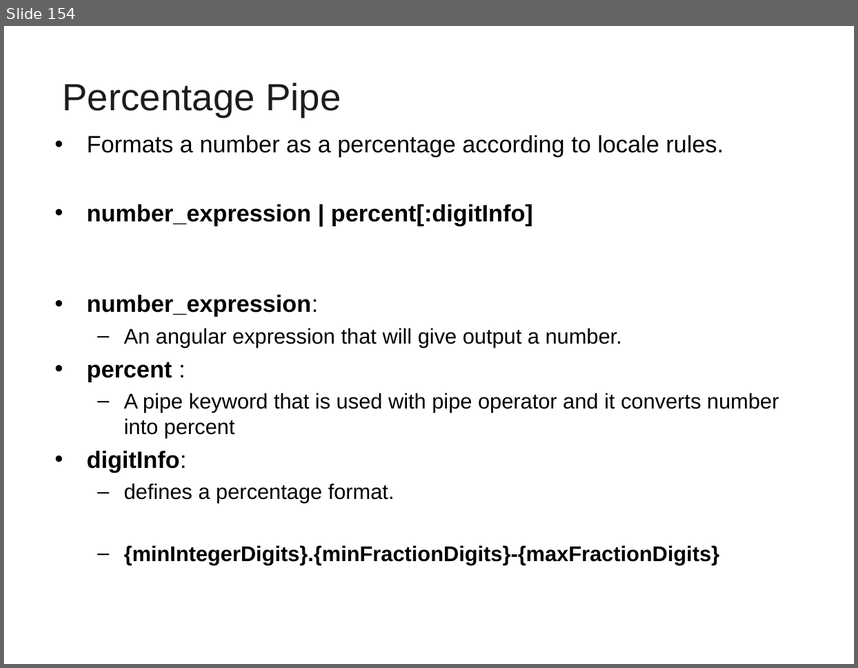
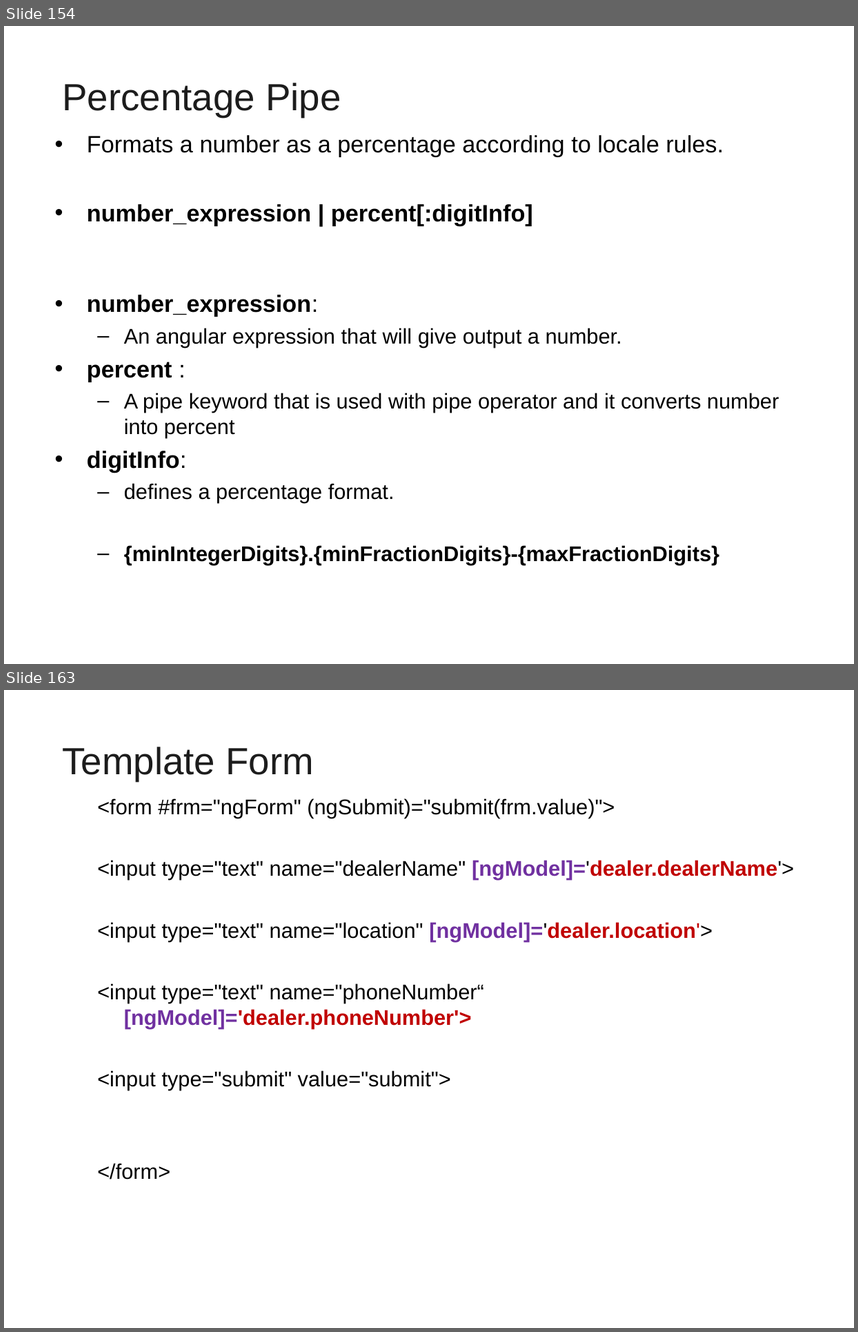
Before and after one commit to vatsanTraining/corejava, a slide deck: Angular_HSBC.ppt. Shown one above the other, each under a label of ours: slide 154 before the commit, slides 154 and 163 after it; the slides between them are not shown. The pictures are 858x668 and 858x1332 pixels, drawn with LibreOffice and Linux fonts; fonts in the diff are those of the drawing; background and template pictures are left out. Boxes give left, top, right and bottom in pixels: in the first picture for what was removed or moved away, otherwise in the second. Text is boxed around its words. In the diff, an @@ line names an element or a change of style, - is before the commit and + after.

```diff
--- a/Angular_HSBC.ppt
+++ b/Angular_HSBC.ppt
@@ slide 163 added at (4, 690, 854, 1328), background picture (left out) @@
@@ title added at (62, 747, 314, 781), 32 pt, text #1C1C1C @@
+Template Form
@@ text added at (97, 798, 794, 1179), 18 pt, text #000000 @@
+  <form #frm="ngForm" (ngSubmit)="submit(frm.value)">
+  <input type="text" name="dealerName" [ngModel]='dealer.dealerName'>
+  <input type="text" name="location" [ngModel]='dealer.location'>
+  <input type="text" name="phoneNumber“ [ngModel]='dealer.phoneNumber'>
+  <input type="submit" value="submit">
+  </form>
```
Also in this commit, not shown: 1 slide changed, 12 other slides added.
